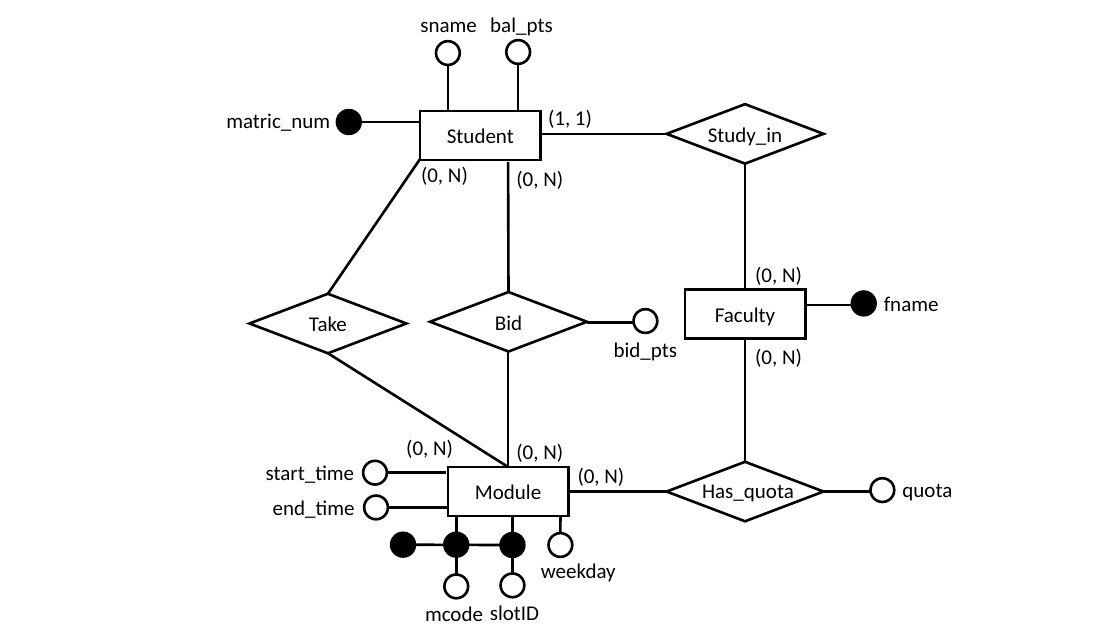
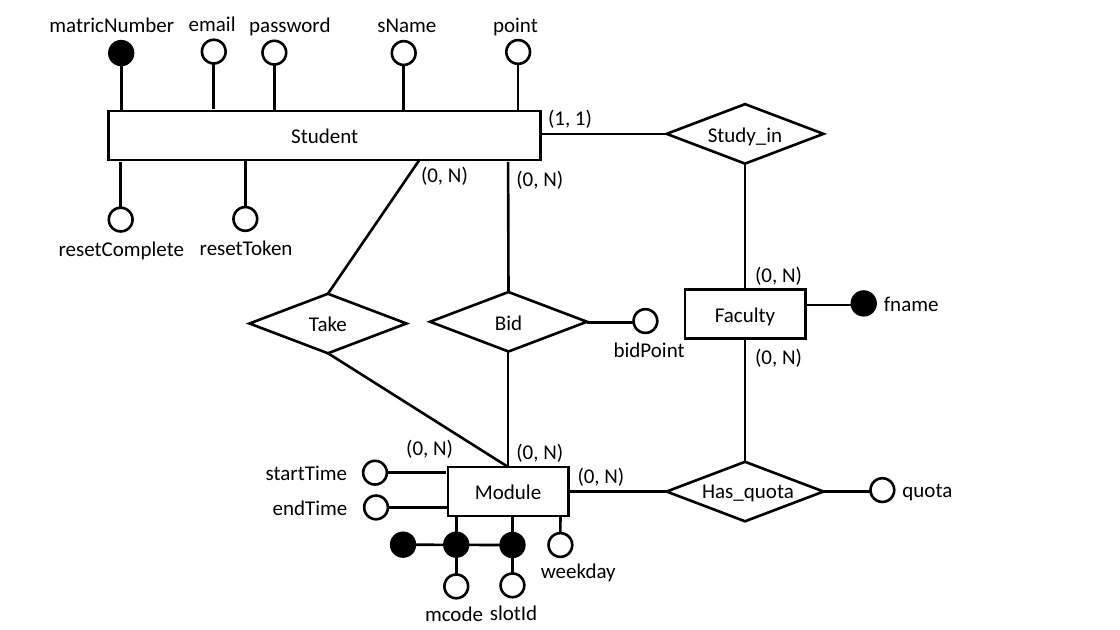
Before and after one commit to SeanNguyen/biddingSystem, a slide deck: slide 1 of ER Diagram.pptx. Drawn at 1120x630 pixels with LibreOffice and Linux fonts; fonts in the diff are those of the drawing. Boxes give left, top, right and bottom in pixels: in the first picture for what was removed or moved away, otherwise in the second. Text is boxed around its words. In the diff, an @@ line names an element or a change of style, - is before the commit and + after.

Commit message:
update ER diagram

```diff
--- a/ER Diagram.pptx
+++ b/ER Diagram.pptx
@@ text added at <box>49,17,174,32</box>, 18 pt, text #000000 @@
+matricNumber
@@ text added at <box>189,16,236,31</box>, 18 pt, text #000000 @@
+email
@@ text added at <box>249,17,330,36</box>, 18 pt, text #000000 @@
+password
@@ text at <box>377,18,436,32</box>: text changed @@
-sname
+sName
@@ text at <box>493,17,538,36</box>: text changed @@
-bal_pts
+point
@@ ellipse: place and size @@
-ellipse at <box>337,110,360,134</box>
+ellipse at <box>109,41,133,65</box>
@@ ellipse added at <box>202,39,225,63</box>, outline #000000 2.25 pt @@
@@ ellipse added at <box>262,41,286,65</box>, outline #000000 2.25 pt @@
@@ ellipse: place and size @@
-ellipse at <box>436,41,460,65</box>
+ellipse at <box>392,41,415,65</box>
@@ line added from (121, 65) to (121, 111), #000000 2.25 pt @@
@@ line added from (213, 64) to (213, 109), #000000 2.25 pt @@
@@ line added from (275, 65) to (275, 111), #000000 2.25 pt @@
@@ line moved from (448, 65) - (448, 111) to (404, 65) - (404, 111) @@
@@ rectangle "Student": place and size @@
-rectangle "Student" at <box>420,111,540,160</box>
+rectangle "Student" at <box>109,111,541,160</box>
@@ text removed at <box>226,113,330,131</box> @@
-matric_num
@@ line removed from (362, 122) to (420, 122) @@
@@ line added from (121, 162) to (121, 208), #000000 2.25 pt @@
@@ line added from (245, 161) to (245, 208), #000000 2.25 pt @@
@@ ellipse added at <box>109,208,133,231</box>, outline #000000 2.25 pt @@
@@ ellipse added at <box>234,208,257,231</box>, outline #000000 2.25 pt @@
@@ text added at <box>59,241,184,260</box>, 18 pt, text #000000 @@
+resetComplete
@@ text added at <box>200,240,293,255</box>, 18 pt, text #000000 @@
+resetToken
@@ text at <box>614,339,685,357</box>: text changed @@
-bid_pts
+bidPoint
@@ text at <box>266,465,347,480</box>: text changed @@
-start_time
+startTime
@@ text at <box>273,500,348,515</box>: text changed @@
-end_time
+endTime
@@ text at <box>490,605,537,620</box>: text changed @@
-slotID
+slotId
```
